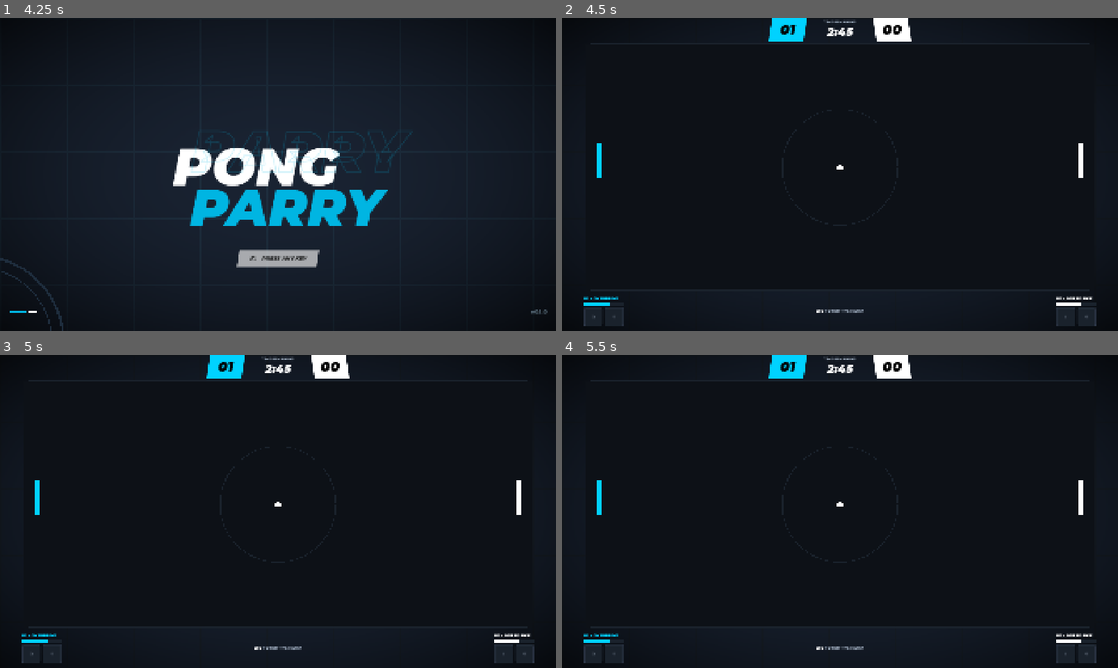
Above: before the commit, frames 1-4 (two rows, left to right).
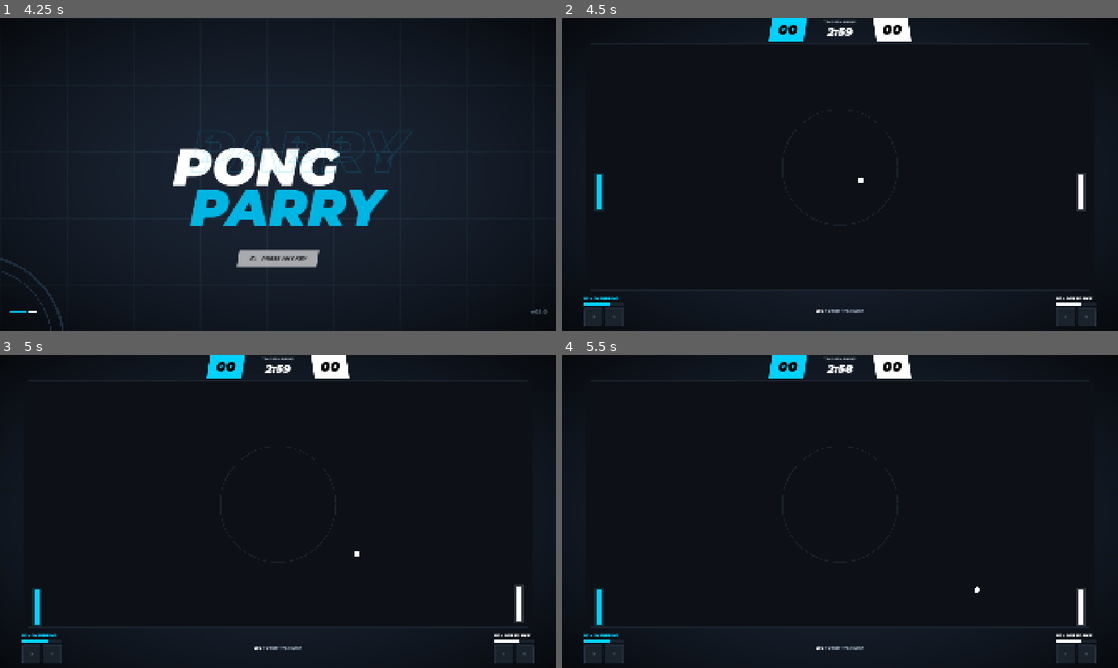
Above: after the commit, the same moments.

Repository: hernanhrm/pong-parry
Game: Godot game, scene res://scenes/boot_screen/boot_screen.tscn
Same seed, same stepped clock (60 frames per second), same inputs: the game is played once before the commit and once after it.
Inputs:
- Up to frame 1 (4.25 s): tap Enter at 0.5 s; hold W (p1_up, bound only after the commit) 0.53-1.28 s; hold Down (p2_down, bound only after the commit) 0.53-1.28 s; tap Up (p2_up, bound only after the commit) at 0.8, 1.35, 2.3, 2.85 s; hold S (p1_down, bound only after the commit) 1.28-2.03 s; tap Down (p2_down, bound only after the commit) at 1.55, 3.05 s; hold Down (p2_down, bound only after the commit) 2.03-2.78 s; hold W (p1_up, bound only after the commit) 2.03-3.5 s; click "PRESS ANY KEY" at 3.5 s
- Up to frame 2 (4.5 s): hold S (p1_down, bound only after the commit) from 4.28 s (still down); hold Down (p2_down, bound only after the commit) from 4.28 s (still down)
- Up to frame 3 (5 s): keep holding S (p1_down, bound only after the commit); keep holding Down (p2_down, bound only after the commit); tap Up (p2_up, bound only after the commit) at 4.55 s
- Up to frame 4 (5.5 s): keep holding S (p1_down, bound only after the commit); release Down (p2_down, bound only after the commit) at 5.03 s; tap Up (p2_up, bound only after the commit) at 5.1 s; tap Down (p2_down, bound only after the commit) at 5.3 s

Frame 1 is identical in both runs. In frame 2, 0.8% of the frame differs, in the area x 5-95%, y 2-62%; in frame 3, 0.8%, in the area x 5-95%, y 2-87%; in frame 4, 0.8%.

Commit message:
Configure per-device input mappings for two controllers
Amp-Thread-ID: https://ampcode.com/threads/T-019c85ca-9aad-70fe-b4ee-40323b3b198e
Co-authored-by: Amp <amp@ampcode.com>

Diff:
--- a/project.godot
+++ b/project.godot
@@ -26,6 +26,33 @@
 window/size/viewport_height=1080
 window/stretch/mode="canvas_items"
 
+[input]
+
+p1_up={
+"deadzone": 0.2,
+"events": [Object(InputEventKey,"resource_local_to_scene":false,"resource_name":"","device":-1,"window_id":0,"alt_pressed":false,"shift_pressed":false,"ctrl_pressed":false,"meta_pressed":false,"pressed":false,"keycode":0,"physical_keycode":87,"key_label":0,"unicode":119,"location":0,"echo":false,"script":null)
+, Object(InputEventJoypadButton,"resource_local_to_scene":false,"resource_name":"","device":0,"button_index":11,"pressure":0.0,"pressed":true,"script":null)
+]
+}
+p1_down={
+"deadzone": 0.2,
+"events": [Object(InputEventKey,"resource_local_to_scene":false,"resource_name":"","device":-1,"window_id":0,"alt_pressed":false,"shift_pressed":false,"ctrl_pressed":false,"meta_pressed":false,"pressed":false,"keycode":0,"physical_keycode":83,"key_label":0,"unicode":115,"location":0,"echo":false,"script":null)
+, Object(InputEventJoypadButton,"resource_local_to_scene":false,"resource_name":"","device":0,"button_index":12,"pressure":0.0,"pressed":true,"script":null)
+]
+}
+p2_up={
+"deadzone": 0.2,
+"events": [Object(InputEventKey,"resource_local_to_scene":false,"resource_name":"","device":-1,"window_id":0,"alt_pressed":false,"shift_pressed":false,"ctrl_pressed":false,"meta_pressed":false,"pressed":false,"keycode":0,"physical_keycode":4194320,"key_label":0,"unicode":0,"location":0,"echo":false,"script":null)
+, Object(InputEventJoypadButton,"resource_local_to_scene":false,"resource_name":"","device":1,"button_index":11,"pressure":0.0,"pressed":true,"script":null)
+]
+}
+p2_down={
+"deadzone": 0.2,
+"events": [Object(InputEventKey,"resource_local_to_scene":false,"resource_name":"","device":-1,"window_id":0,"alt_pressed":false,"shift_pressed":false,"ctrl_pressed":false,"meta_pressed":false,"pressed":false,"keycode":0,"physical_keycode":4194322,"key_label":0,"unicode":0,"location":0,"echo":false,"script":null)
+, Object(InputEventJoypadButton,"resource_local_to_scene":false,"resource_name":"","device":1,"button_index":12,"pressure":0.0,"pressed":true,"script":null)
+]
+}
+
 [physics]
 
 3d/physics_engine="Jolt Physics"
--- a/scenes/arena/arena.gd
+++ b/scenes/arena/arena.gd
@@ -1,5 +1,108 @@
 extends Node2D
+
+# Court elements
+@onready var left_paddle: ColorRect = $Court/LeftPaddle
+@onready var left_paddle_glow: ColorRect = $Court/LeftPaddleGlow
+
+@onready var right_paddle: ColorRect = $Court/RightPaddle
+@onready var right_paddle_glow: ColorRect = $Court/RightPaddleGlow
+
+
+@onready var ball: ColorRect = $Court/Ball
+@onready var court_border: Control = $Court/CourtBorder
+
+# HUD elements (note: path goes through HUDLayer → HUD)
+@onready var p1_score_label: Label = $HUDLayer/HUD/TopBar/P1ScoreBox/P1ScoreLabel
+@onready var p2_score_label: Label = $HUDLayer/HUD/TopBar/P2ScoreBox/P2ScoreLabel
+@onready var timer_value: Label = $HUDLayer/HUD/TopBar/TimerContainer/TimerValue
+
+# Game state
+var paddle_speed: float = 600.0
+var ball_velocity: Vector2 = Vector2(400, 250)
+var p1_score: int = 0
+var p2_score: int = 0
+var match_time: float = 180.0  # 3 minutes in seconds
+var is_timer_finished: bool = false
 
 func _ready() -> void:
 	var tween := create_tween()
 	tween.tween_property(MusicManager.bg_music, "volume_db", -30.0, 1.0)
+
+
+func _process(delta: float) -> void:
+	if !is_timer_finished:
+		_move_paddles(delta)
+		_move_ball(delta)
+		_update_timer(delta)
+
+func _move_paddles(delta: float) -> void:
+	# Player 1 (W/S)
+	if Input.is_action_pressed("p1_up"):
+		left_paddle.position.y -= paddle_speed * delta
+	if Input.is_action_pressed("p1_down"):
+		left_paddle.position.y += paddle_speed * delta
+
+	# Player 2 (Up/Down arrows)
+	if Input.is_action_pressed("p2_up"):
+		right_paddle.position.y -= paddle_speed * delta
+	if Input.is_action_pressed("p2_down"):
+		right_paddle.position.y += paddle_speed * delta
+
+	# Clamp paddles to court bounds
+	left_paddle.position.y = clamp(left_paddle.position.y, 10, court_border.size.y-10 - left_paddle.size.y)
+	right_paddle.position.y = clamp(right_paddle.position.y, 10, court_border.size.y-10 - right_paddle.size.y)
+
+	# Update glow positions
+	left_paddle_glow.position = left_paddle.position - Vector2(8, 8)
+	right_paddle_glow.position = right_paddle.position - Vector2(8, 8)
+
+func _move_ball(delta: float) -> void:
+	ball.position += ball_velocity * delta
+
+	# Bounce off top and bottom walls
+	if ball.position.y <= 0 or ball.position.y + ball.size.y >= court_border.size.y:
+		ball_velocity.y = -ball_velocity.y
+
+	# Check paddle collisions
+	var ball_rect := Rect2(ball.position, ball.size)
+	var left_rect := Rect2(left_paddle.position, left_paddle.size)
+	var right_rect := Rect2(right_paddle.position, right_paddle.size)
+
+	if ball_rect.intersects(left_rect) and ball_velocity.x < 0:
+		ball_velocity.x = -ball_velocity.x
+		ball_velocity *= 1.1  # Speed up slightly each hit
+
+	if ball_rect.intersects(right_rect) and ball_velocity.x > 0:
+		ball_velocity.x = -ball_velocity.x
+		ball_velocity *= 1.1
+
+	# Scoring — ball goes past left or right edge
+	if ball.position.x + ball.size.x < 0:
+		_score(2)  # P2 scores
+	elif ball.position.x > court_border.size.x:
+		_score(1)  # P1 scores
+
+func _score(player: int) -> void:
+	if player == 1:
+		p1_score += 1
+		p1_score_label.text = "%02d" % p1_score
+	else:
+		p2_score += 1
+		p2_score_label.text = "%02d" % p2_score
+	_reset_ball()
+
+func _reset_ball() -> void:
+	ball.position = court_border.size / 2.0 - ball.size / 2.0
+	# Alternate serve direction, add some randomness
+	var direction := -1.0 if ball_velocity.x > 0 else 1.0
+	ball_velocity = Vector2(400 * direction, randf_range(-250, 250))
+
+func _update_timer(delta: float) -> void:
+	match_time -= delta
+	if match_time <= 0:
+		match_time = 0
+		is_timer_finished = true
+		_reset_ball()
+	var minutes := int(match_time) / 60
+	var seconds := int(match_time) % 60
+	timer_value.text = "%d:%02d" % [minutes, seconds]
--- a/scenes/arena/arena.tscn
+++ b/scenes/arena/arena.tscn
@@ -85,6 +85,12 @@
 offset_bottom = 850.0
 script = ExtResource("3_5tue2")
 
+[node name="LeftPaddleGlow" type="ColorRect" parent="Court" unique_id=2098354083]
+custom_minimum_size = Vector2(32, 132)
+offset_right = 32.0
+offset_bottom = 132.0
+color = Color(0, 0.8235294, 1, 0.14901961)
+
 [node name="LeftPaddle" type="ColorRect" parent="Court" unique_id=477866402]
 custom_minimum_size = Vector2(16, 120)
 offset_left = 40.0
@@ -92,6 +98,12 @@
 offset_right = 56.0
 offset_bottom = 460.0
 color = Color(0, 0.8235294, 1, 1)
+
+[node name="RightPaddleGlow" type="ColorRect" parent="Court" unique_id=510715306]
+custom_minimum_size = Vector2(32, 132)
+offset_right = 32.0
+offset_bottom = 132.0
+color = Color(1, 1, 1, 0.14901961)
 
 [node name="RightPaddle" type="ColorRect" parent="Court" unique_id=894133306]
 custom_minimum_size = Vector2(16, 120)
@@ -139,7 +151,7 @@
 theme_override_colors/font_color = Color(0, 0, 0, 1)
 theme_override_fonts/font = ExtResource("5_asdgj")
 theme_override_font_sizes/font_size = 48
-text = "01"
+text = "00"
 horizontal_alignment = 1
 vertical_alignment = 1
 
@@ -161,7 +173,7 @@
 layout_mode = 2
 theme_override_fonts/font = ExtResource("5_asdgj")
 theme_override_font_sizes/font_size = 40
-text = "2:45"
+text = "3:00"
 horizontal_alignment = 1
 
 [node name="P2ScoreBox" type="PanelContainer" parent="HUDLayer/HUD/TopBar" unique_id=646846420]
